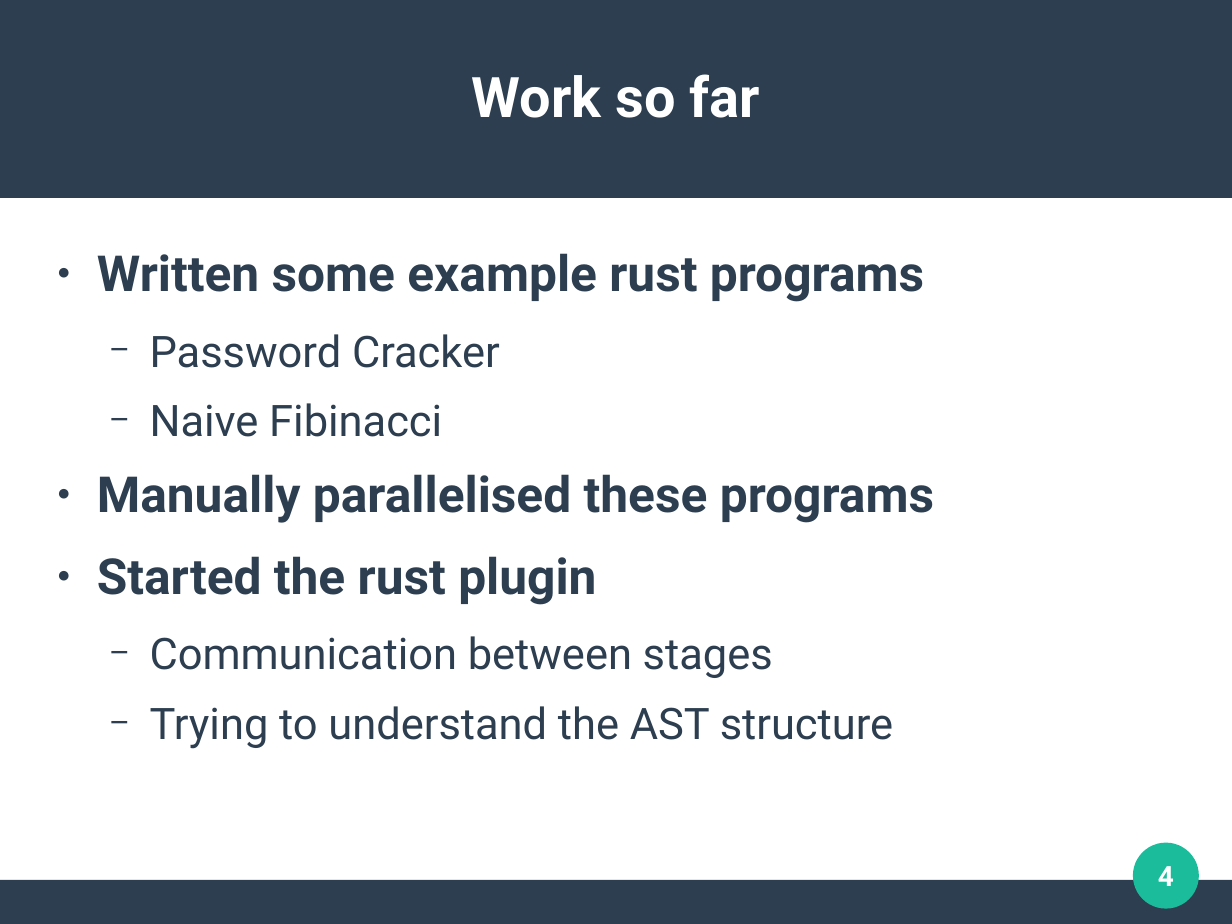
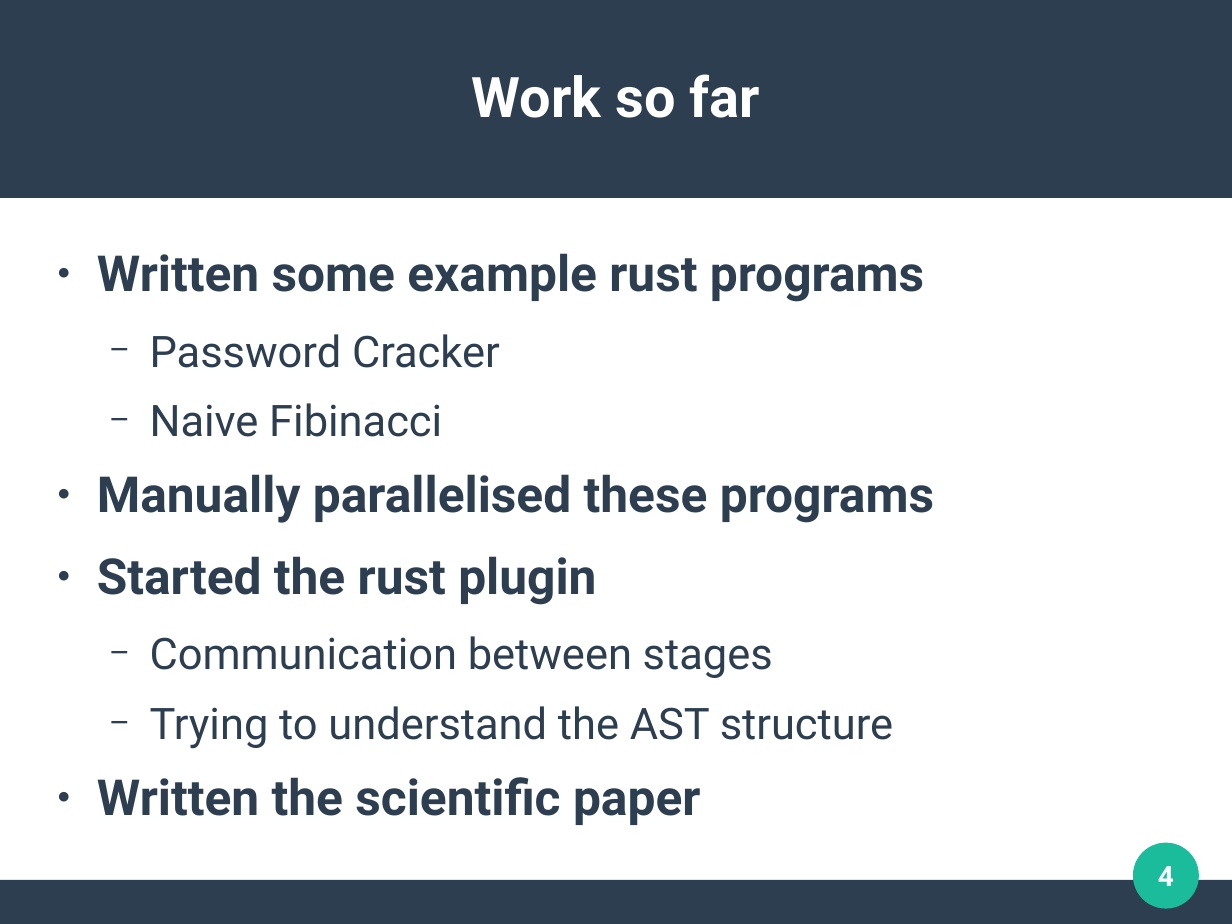
Before and after one commit to MichaelOultram/Auto_Parallelise, a slide deck: slide 4 of docs/inspection.odp. Drawn at 1232x924 pixels with LibreOffice and Linux fonts; fonts in the diff are those of the drawing. Boxes give left, top, right and bottom in pixels: in the first picture for what was removed or moved away, otherwise in the second. Text is boxed around its words. In the diff, an @@ line names an element or a change of style, - is before the commit and + after.

```diff
--- a/docs/inspection.odp
+++ b/docs/inspection.odp
@@ text at bbox=[97, 777, 700, 825]: paragraph added @@
+● Written the scientific paper
```
Also in this commit, not shown: 1 other slide changed, 1 other file.
